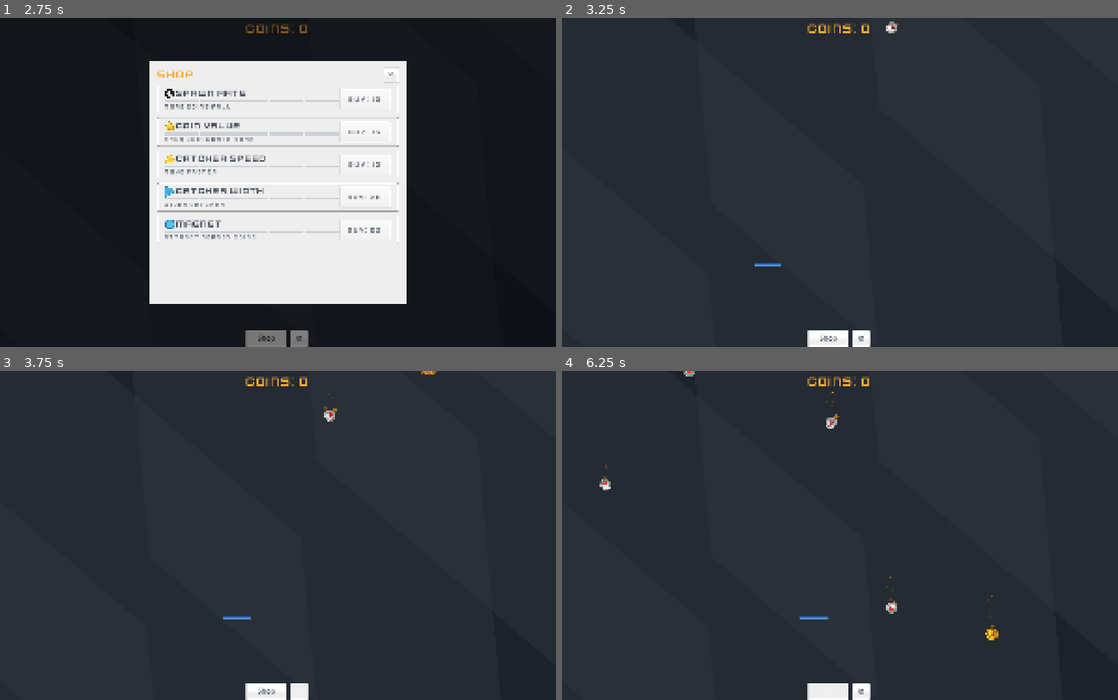
Above: before the commit, frames 1-4 (two rows, left to right).
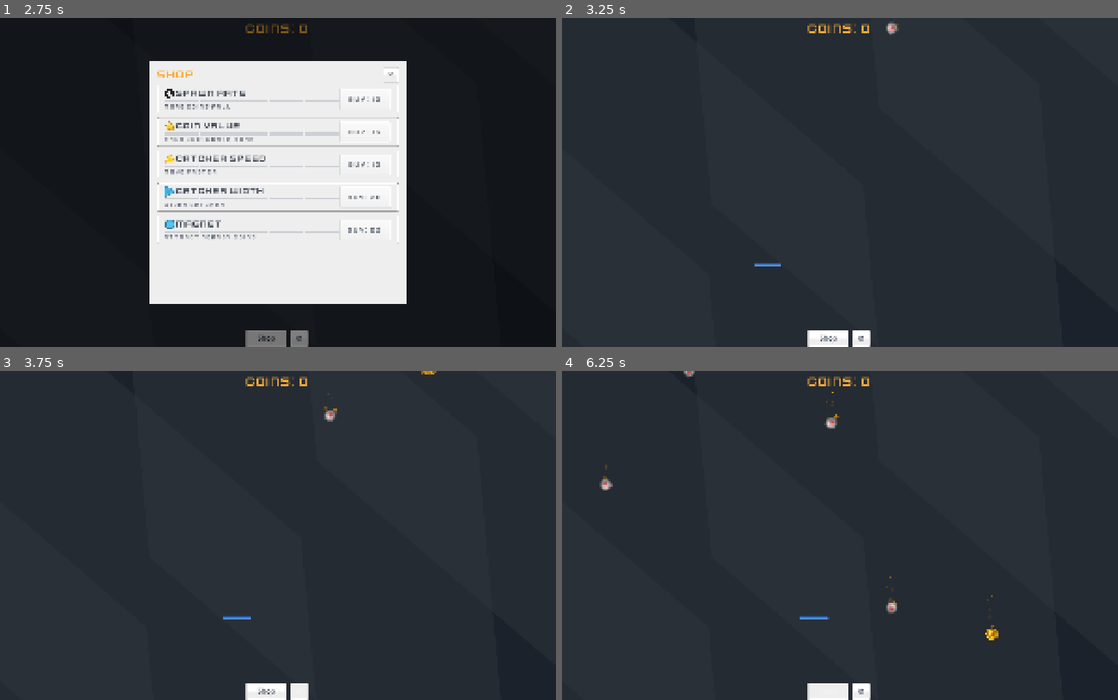
Above: after the commit, the same moments.

Repository: flexion/flexcoins
Game: Godot game, scene res://scenes/start_screen.tscn
Same seed, same stepped clock (60 frames per second), same inputs: the game is played once before the commit and once after it. Sound files missing from this copy of the repository are replaced by a short silence.
Inputs (mouse positions are in pixels of both pictures, inside the frame that each line leads up to):
- Up to frame 1 (2.75 s): tap Enter at 0.5 s; move the mouse to (400, 166) at 0.52 s; hold Right (move_right) 0.53-1.28 s; click (400, 166) at 0.67 s; move the mouse to (166, 198) at 1.27 s; hold Left (move_left) 1.28-2 s; click "Shop" at 2 s
- Up to frame 2 (3.25 s): click "⚙" at 2.75 s
- Up to frame 3 (3.75 s): move the mouse to (333, 463) at 3.52 s; hold Right (move_right) from 3.53 s (still down)
- Up to frame 4 (6.25 s): move the mouse to (812, 601) at 4.27 s; click (812, 601) at 4.42 s; move the mouse to (1006, 584) at 5.02 s; release Right (move_right) at 5.03 s; hold Left (move_left) from 5.03 s (still down); move the mouse to (673, 486) at 5.77 s

Frame 1 is identical in both runs. In frame 2, less than 0.1% of the frame differs, in the area x 58-61%, y 1-6%; in frame 3, less than 0.1%; in frame 4, 0.2%, in the area x 6-61%, y 0-74%.

Commit message:
Refactor UI theme resources and add logo asset

Diff:
--- a/assets/ui_theme.tres
+++ b/assets/ui_theme.tres
@@ -1,90 +1,90 @@
-[gd_resource type="Theme" load_steps=13 format=3]
+[gd_resource type="Theme" format=3 uid="uid://c6lbb1vqjfp7y"]
 
 [ext_resource type="Texture2D" uid="uid://ctu1gw0yk7rh4" path="res://assets/greySheet.png" id="1_greysheet"]
+
+[sub_resource type="AtlasTexture" id="atlas_btn_disabled"]
+atlas = ExtResource("1_greysheet")
+region = Rect2(0, 286, 190, 45)
+
+[sub_resource type="StyleBoxTexture" id="StyleBoxTexture_btn_disabled"]
+content_margin_left = 12.0
+content_margin_top = 6.0
+content_margin_right = 12.0
+content_margin_bottom = 10.0
+texture = SubResource("atlas_btn_disabled")
+texture_margin_left = 12.0
+texture_margin_top = 12.0
+texture_margin_right = 12.0
+texture_margin_bottom = 12.0
+
+[sub_resource type="AtlasTexture" id="atlas_btn_hover"]
+atlas = ExtResource("1_greysheet")
+region = Rect2(0, 98, 190, 45)
+
+[sub_resource type="StyleBoxTexture" id="StyleBoxTexture_btn_hover"]
+content_margin_left = 12.0
+content_margin_top = 6.0
+content_margin_right = 12.0
+content_margin_bottom = 10.0
+texture = SubResource("atlas_btn_hover")
+texture_margin_left = 12.0
+texture_margin_top = 12.0
+texture_margin_right = 12.0
+texture_margin_bottom = 12.0
 
 [sub_resource type="AtlasTexture" id="atlas_btn_normal"]
 atlas = ExtResource("1_greysheet")
 region = Rect2(0, 143, 190, 45)
 
-[sub_resource type="AtlasTexture" id="atlas_btn_hover"]
-atlas = ExtResource("1_greysheet")
-region = Rect2(0, 98, 190, 45)
+[sub_resource type="StyleBoxTexture" id="StyleBoxTexture_btn_normal"]
+content_margin_left = 12.0
+content_margin_top = 6.0
+content_margin_right = 12.0
+content_margin_bottom = 10.0
+texture = SubResource("atlas_btn_normal")
+texture_margin_left = 12.0
+texture_margin_top = 12.0
+texture_margin_right = 12.0
+texture_margin_bottom = 12.0
 
 [sub_resource type="AtlasTexture" id="atlas_btn_pressed"]
 atlas = ExtResource("1_greysheet")
 region = Rect2(0, 188, 190, 49)
 
-[sub_resource type="AtlasTexture" id="atlas_btn_disabled"]
-atlas = ExtResource("1_greysheet")
-region = Rect2(0, 286, 190, 45)
+[sub_resource type="StyleBoxTexture" id="StyleBoxTexture_btn_pressed"]
+content_margin_left = 12.0
+content_margin_top = 8.0
+content_margin_right = 12.0
+content_margin_bottom = 8.0
+texture = SubResource("atlas_btn_pressed")
+texture_margin_left = 12.0
+texture_margin_top = 12.0
+texture_margin_right = 12.0
+texture_margin_bottom = 12.0
 
 [sub_resource type="AtlasTexture" id="atlas_panel"]
 atlas = ExtResource("1_greysheet")
 region = Rect2(190, 98, 100, 100)
 
-[sub_resource type="StyleBoxTexture" id="StyleBoxTexture_btn_normal"]
-texture = SubResource("atlas_btn_normal")
-texture_margin_left = 12.0
-texture_margin_top = 12.0
-texture_margin_right = 12.0
-texture_margin_bottom = 12.0
-content_margin_left = 12.0
-content_margin_top = 6.0
-content_margin_right = 12.0
-content_margin_bottom = 10.0
-
-[sub_resource type="StyleBoxTexture" id="StyleBoxTexture_btn_hover"]
-texture = SubResource("atlas_btn_hover")
-texture_margin_left = 12.0
-texture_margin_top = 12.0
-texture_margin_right = 12.0
-texture_margin_bottom = 12.0
-content_margin_left = 12.0
-content_margin_top = 6.0
-content_margin_right = 12.0
-content_margin_bottom = 10.0
-
-[sub_resource type="StyleBoxTexture" id="StyleBoxTexture_btn_pressed"]
-texture = SubResource("atlas_btn_pressed")
-texture_margin_left = 12.0
-texture_margin_top = 12.0
-texture_margin_right = 12.0
-texture_margin_bottom = 12.0
+[sub_resource type="StyleBoxTexture" id="StyleBoxTexture_panel"]
 content_margin_left = 12.0
 content_margin_top = 8.0
 content_margin_right = 12.0
 content_margin_bottom = 8.0
-
-[sub_resource type="StyleBoxTexture" id="StyleBoxTexture_btn_disabled"]
-texture = SubResource("atlas_btn_disabled")
-texture_margin_left = 12.0
-texture_margin_top = 12.0
-texture_margin_right = 12.0
-texture_margin_bottom = 12.0
-content_margin_left = 12.0
-content_margin_top = 6.0
-content_margin_right = 12.0
-content_margin_bottom = 10.0
-
-[sub_resource type="StyleBoxTexture" id="StyleBoxTexture_panel"]
 texture = SubResource("atlas_panel")
 texture_margin_left = 16.0
 texture_margin_top = 16.0
 texture_margin_right = 16.0
 texture_margin_bottom = 16.0
-content_margin_left = 12.0
-content_margin_top = 8.0
-content_margin_right = 12.0
-content_margin_bottom = 8.0
 
 [resource]
-Button/styles/normal = SubResource("StyleBoxTexture_btn_normal")
-Button/styles/hover = SubResource("StyleBoxTexture_btn_hover")
-Button/styles/pressed = SubResource("StyleBoxTexture_btn_pressed")
+Button/colors/font_color = Color(0.294, 0.333, 0.388, 1)
+Button/colors/font_disabled_color = Color(0.6, 0.6, 0.6, 1)
+Button/colors/font_hover_color = Color(0.122, 0.161, 0.216, 1)
+Button/colors/font_pressed_color = Color(0.122, 0.161, 0.216, 1)
 Button/styles/disabled = SubResource("StyleBoxTexture_btn_disabled")
 Button/styles/focus = SubResource("StyleBoxTexture_btn_hover")
-Button/colors/font_color = Color(0.294, 0.333, 0.388, 1)
-Button/colors/font_hover_color = Color(0.122, 0.161, 0.216, 1)
-Button/colors/font_pressed_color = Color(0.122, 0.161, 0.216, 1)
-Button/colors/font_disabled_color = Color(0.6, 0.6, 0.6, 1)
+Button/styles/hover = SubResource("StyleBoxTexture_btn_hover")
+Button/styles/normal = SubResource("StyleBoxTexture_btn_normal")
+Button/styles/pressed = SubResource("StyleBoxTexture_btn_pressed")
 PanelContainer/styles/panel = SubResource("StyleBoxTexture_panel")
--- a/scenes/coin.tscn
+++ b/scenes/coin.tscn
@@ -1,21 +1,22 @@
-[gd_scene load_steps=4 format=3 uid="uid://coin_scene_001"]
+[gd_scene format=3 uid="uid://dwwadoda2fjf2"]
 
-[ext_resource type="Script" path="res://scripts/coin.gd" id="1_script"]
+[ext_resource type="Script" uid="uid://cj6ynt8jwdcbb" path="res://scripts/coin.gd" id="1_script"]
 [ext_resource type="Texture2D" uid="uid://brw0cre686ngb" path="res://flexcoin.png" id="2_texture"]
 
 [sub_resource type="CircleShape2D" id="CircleShape2D_coin"]
 radius = 24.0
 
-[node name="Coin" type="Area2D"]
+[node name="Coin" type="Area2D" unique_id=921727924]
 script = ExtResource("1_script")
 
-[node name="Sprite2D" type="Sprite2D" parent="."]
+[node name="Sprite2D" type="Sprite2D" parent="." unique_id=41759098]
+texture_filter = 6
 scale = Vector2(0.4, 0.4)
 texture = ExtResource("2_texture")
 
-[node name="CollisionShape2D" type="CollisionShape2D" parent="."]
+[node name="CollisionShape2D" type="CollisionShape2D" parent="." unique_id=178592499]
 shape = SubResource("CircleShape2D_coin")
 
-[node name="VisibleOnScreenNotifier2D" type="VisibleOnScreenNotifier2D" parent="."]
+[node name="VisibleOnScreenNotifier2D" type="VisibleOnScreenNotifier2D" parent="." unique_id=769596170]
 
 [connection signal="screen_exited" from="VisibleOnScreenNotifier2D" to="." method="_on_screen_exited"]
Binary file added: logo-white.png
Not shown, added: logo-white.png.import
